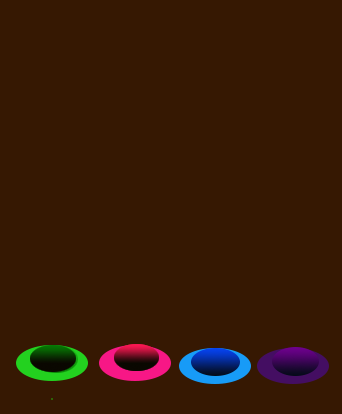
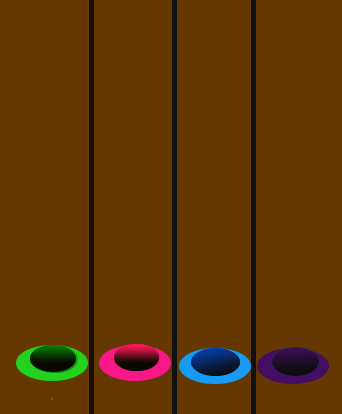
Layers edited between the first and the second 342 × 414 image:
painted on "Ellipse 3", unmasked it over [272, 347, 319, 376]
painted on "Ellipse 2", unmasked it over [191, 348, 240, 376]
added layer "Shape 6 copy 2" above "Shape 6 copy" over [251, 0, 256, 414]
added layer "Shape 6 copy" above "Shape 6" over [172, 0, 177, 414]
added layer "Shape 6" above "Layer 4" over [89, 0, 94, 414]
painted on "Background" over [0, 0, 342, 414]
